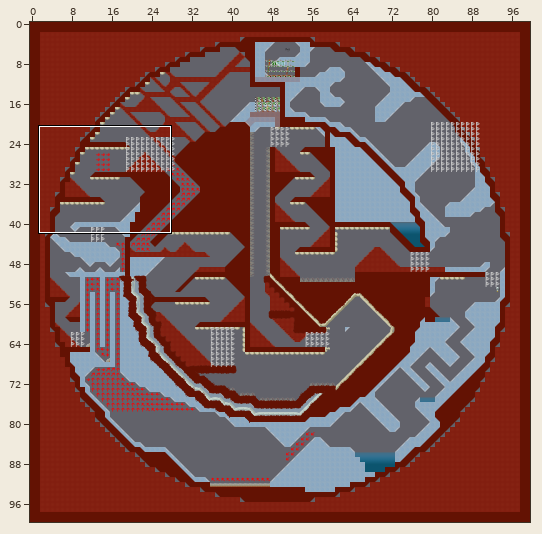
Level history. Tiled map: data/assets/Maps/BigBox.tmx. Above, an overview of the earlier version with the close-up marked.
Close-up. Before the commit:
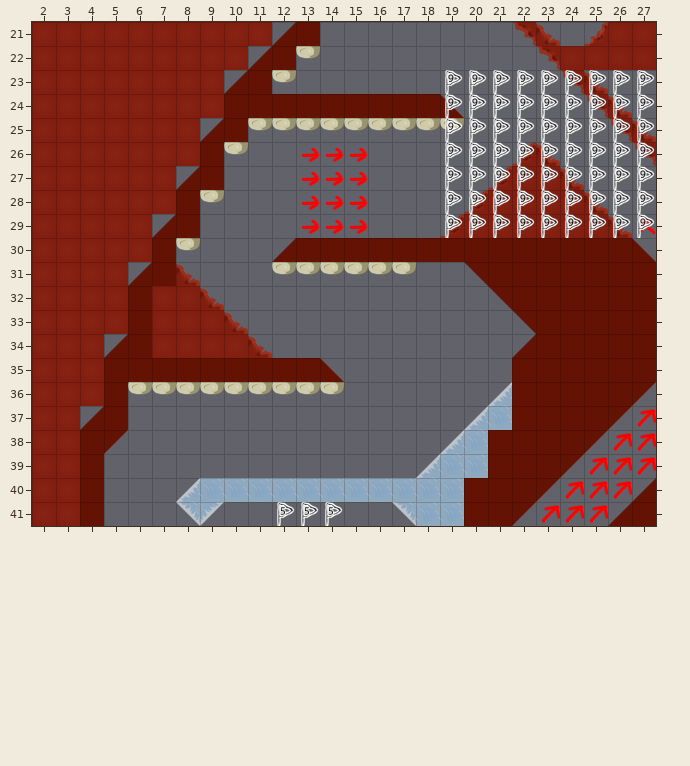
Cells are 64x64 px. Shown: x 2..27, y 21..41. The commit also changed other parts of the map, which this record leaves out.
New version:
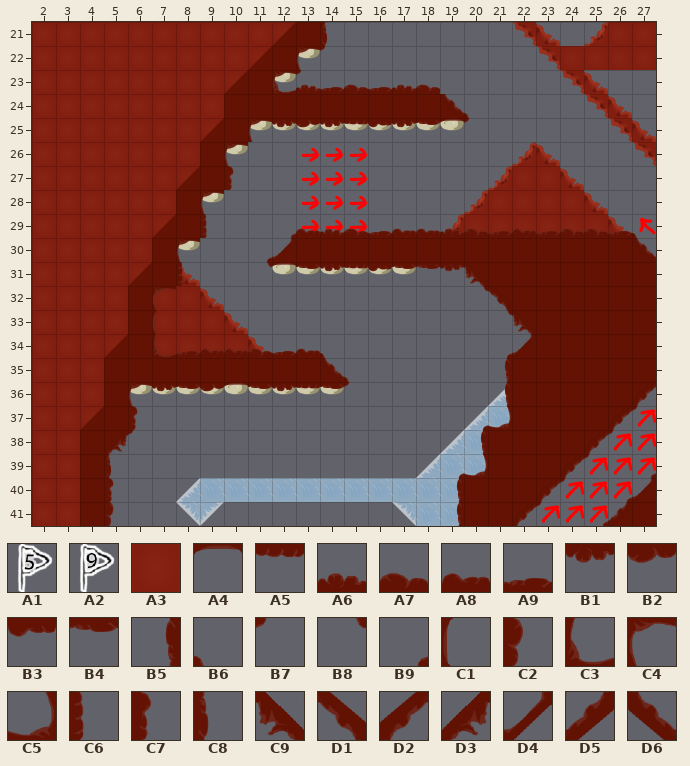
Key: from "CheckpointFlags": A1 4, A2 8; from "MeatEdible": A3 0 "Block"; from "MeatNonEdible": A4 5, A5 6, A6 8, A7 9, A8 10, A9 11, B1 12, B2 13, B3 14, B4 15, B5 22, B6 24, B7 25, B8 26, B9 27, C1 28, C2 29, C3 32, C4 33, C5 35, C6 36, C7 37, C8 45; from "MeatNonEdibleSlopes": C9 4, D1 6, D2 8, D3 10, D4 13, D5 14, D6 16.
__ is an empty cell.
The exact change:
Layer "Background0":
y 21: x 12 __ -> A3
y 22: x 11 __ -> A3
y 23: x 10 __ -> A3
y 25: x 9 __ -> A3
y 27: x 8 __ -> A3
y 29: x 7 __ -> A3
y 31: x 6 __ -> A3
y 34: x 5 __ -> A3
y 37: x 4 __ -> A3
Layer "Foreground1":
y 21: x 14 __ -> C8
y 22: x 13..14 __ __ -> C4 B7
y 23: x 12..18 __ __ __ __ __ __ __ -> C3 A6 A9 A7 A9 A6 A7
y 24: x 19..20 __ __ -> D6 B6
y 25: x 11..20 __ __ __ __ __ __ __ __ __ __ -> C4 B1 B2 B1 A5 B3 B1 B4 A4 B7
y 26: x 10 __ -> C4
y 27: x 10 __ -> C7
y 28: x 9 __ -> C4
y 29: x 9 __ -> C6; x 12..27 __ __ __ __ __ __ __ __ __ __ __ __ __ __ __ __ -> B9 A8 A6 A7 A9 A8 A8 A6 A7 A9 A8 A9 A7 A7 A9 B6
y 30: x 8 __ -> C4; x 11..12 __ __ -> B9 D4; x 27 __ -> D6
y 31: x 8 __ -> C6; x 11..20 __ __ __ __ __ __ __ __ __ __ -> B8 A4 B4 B1 A5 B3 B4 B4 B1 C9
y 32: x 7 __ -> C4; x 20..21 __ __ -> B8 D1
y 33: x 7 __ -> C1; x 21..22 __ __ -> B8 C9
y 34: x 7..14 __ __ __ __ __ __ __ __ -> C3 A9 A8 A8 A7 A9 A8 B6; x 21..22 __ __ -> B9 D4
y 35: x 14..15 __ __ -> D6 B6; x 21 __ -> B5
y 36: x 6..15 __ __ __ __ __ __ __ __ __ __ -> C4 B1 B4 B2 A4 B4 B1 A5 B4 B7; x 21 __ -> B5; x 27 __ -> D2
y 37: x 6 __ -> C7; x 20..21 __ __ -> B9 C5; x 26..27 __ __ -> D2 B7
y 38: x 5..6 __ __ -> D3 B7; x 20 __ -> B5; x 25..26 __ __ -> D2 B7
y 39: x 5 __ -> C8; x 19..20 __ __ -> B9 C5; x 24..25 __ __ -> D2 B7; x 27 __ -> B9
y 40: x 5 __ -> C7; x 19 __ -> B5; x 23..24 __ __ -> D2 B7; x 26..27 __ __ -> B9 D4
y 41: x 5 __ -> C2; x 19 __ -> B5; x 22..23 __ __ -> D2 B7; x 25..26 __ __ -> B9 D5
Layer "Foreground2":
y 23: x 12..13 __ __ -> C4 B7
Layer "Flags" (now hidden):
y 23..29: x 19..27 A2 A2 A2 A2 A2 A2 A2 A2 A2 -> __ __ __ __ __ __ __ __ __
y 41: x 12..14 A1 A1 A1 -> __ __ __
Where, in picture pixels (left, top, right, bottom), the same in both close-ups:
changed: (80, 22, 656, 526)
